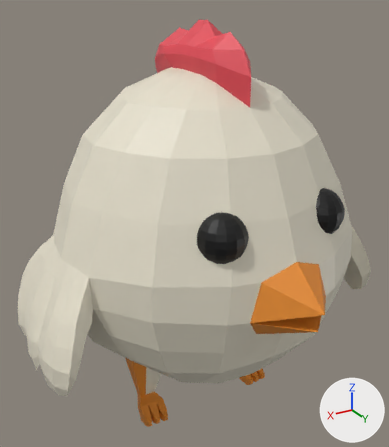
Two versions of the FBX model Assets/Model/Animal/Chicken.fbx, one commit apart.
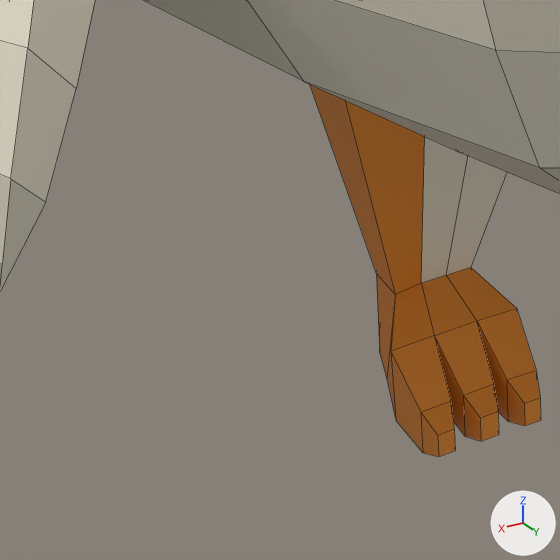
Each version appears first whole from a 50 mm camera at (0.239, 0.38, 0.389) aimed at (0.008, -0.005, 0.196), and next in a close-up on the part from 17% to 44% of the width and 76% to 100% of the height. Lighting does not change. The marker at lower right points along +X, +Y and +Z. The close-ups show mesh edges as thin lines. Where no turn or scale is listed for an object, it has been applied to the vertices.

Before the edit, the objects in view are built like this:
```python
me_sphere = bpy.data.meshes.new('Sphere')
me_sphere.from_pydata(...)  # 594 vertices, 578 faces; spans x -0.167..0.167, y -0.144..0.155, z 0.001..0.368
# faces by material slot: [422, 48, 108]
me_sphere.materials.append(mat_material)  # white #e7e1cd
me_sphere.materials.append(mat_material_001)  # red #e74d58
me_sphere.materials.append(mat_material_002)  # orange #e78c2d
ob_main_c = bpy.data.objects.new('main.c', me_sphere)
ob_main_c.location = (0.0, 0.0, 0.0)
```
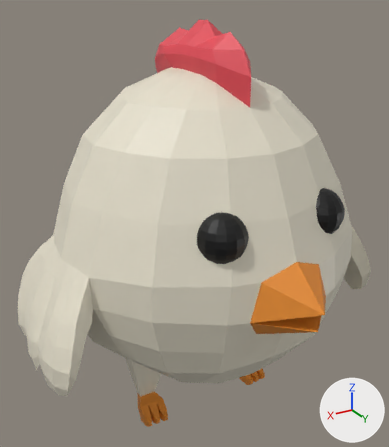
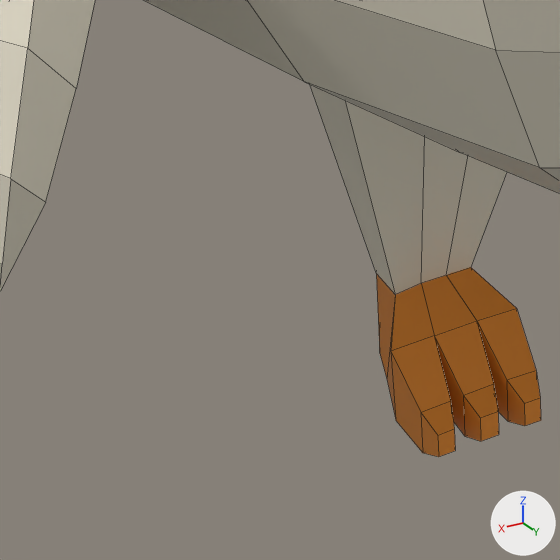
The newer file is also turned or shifted as a whole; pictures and numbers use the older file's frame.

Location of each change, [x1, y1, x2, y2] in pixels of the close-ups (560 x 560 px):
part 1 of me_sphere, recoloured
    both: [310, 85, 425, 295]

Patch to the scene script:
```diff
--- a/Assets/Model/Animal/Chicken.fbx.py
+++ b/Assets/Model/Animal/Chicken.fbx.py
@@ me_sphere @@
 me_sphere.from_pydata(...)  # 594 vertices, 578 faces; spans x -0.167..0.167, y -0.144..0.155, z 0.001..0.368
 # used by ob_main_c; location = (0.0, 0.0, 0.0)
+# me_sphere part 1: all 8 faces centred in x -0.073..0.073, y -0.016..-0.007, z 0.042..0.051 switch from mat_material_002 (orange #e78c2d) to mat_material (white #e7e1cd)
 me_sphere.materials.append(mat_material_001)
```
